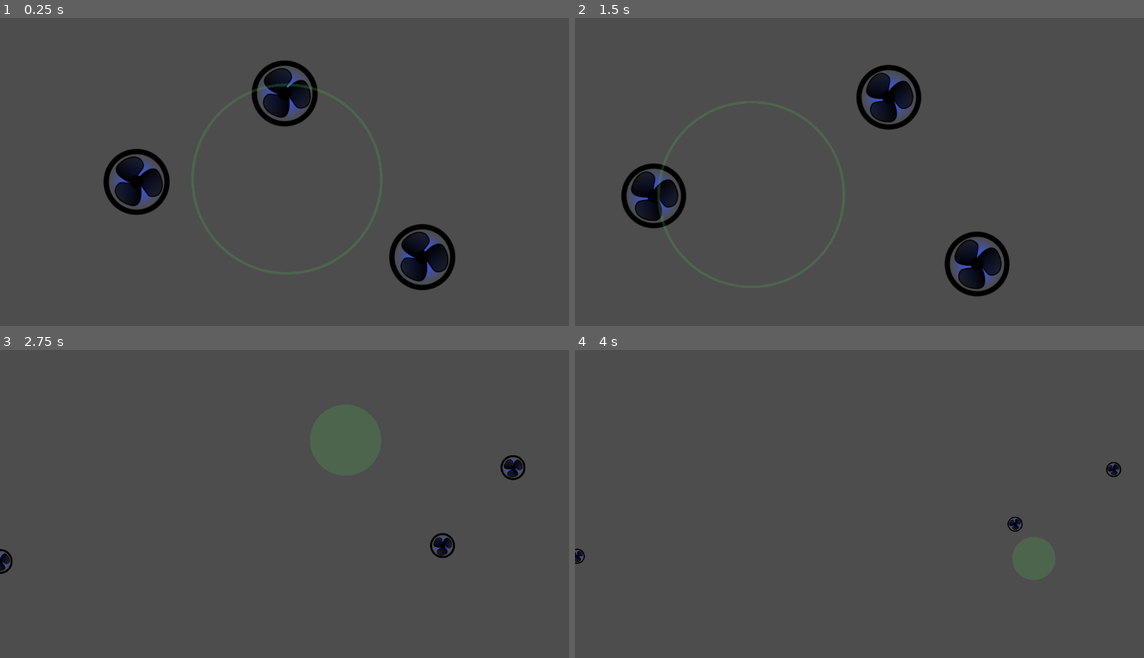
Above: before the commit, frames 1-4 (two rows, left to right).
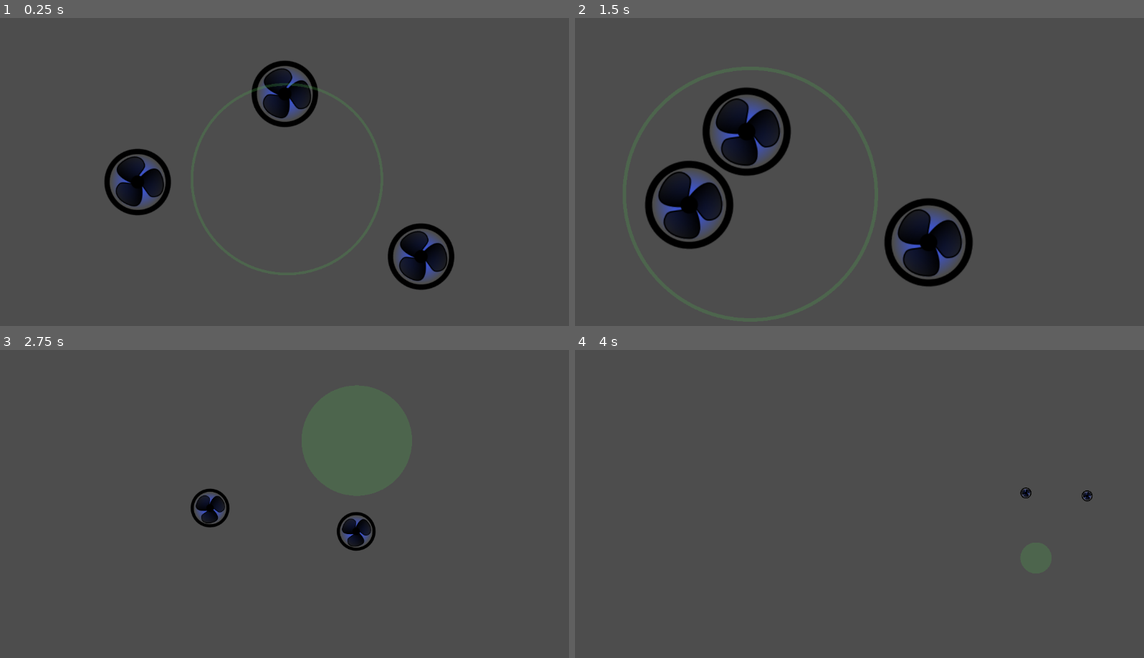
Above: after the commit, the same moments.

Repository: mgiuca/patient-zero
Game: Godot game, scene res://scenes/level.tscn
Two runs of this game, one before a commit and one after it. Both use one fixed random seed, a clock stepped at 60 frames per second and the inputs below.
Inputs (mouse positions are in pixels of both pictures, inside the frame that each line leads up to):
- Up to frame 1 (0.25 s): no input
- Up to frame 2 (1.5 s): move the mouse to (984, 162) at 0.52 s; press the mouse at (984, 162) at 0.53 s; move the mouse to (745, 193) at 1.27 s; release the mouse at (745, 193) at 1.28 s; click (745, 193) at 1.35 s
- Up to frame 3 (2.75 s): move the mouse to (341, 439) at 2.02 s; press the mouse at (341, 439) at 2.03 s
- Up to frame 4 (4 s): move the mouse to (831, 574) at 2.77 s; release the mouse at (831, 574) at 2.78 s; click (831, 574) at 2.85 s; move the mouse to (1035, 559) at 3.52 s; press the mouse at (1035, 559) at 3.53 s

The runs differ from the first frame. In frame 1, 0.9% of the frame differs, in the area x 18-81%, y 15-89%; in frame 2, 12%, in the area x 8-77%, y 15-91%; in frame 3, 1.8%; in frame 4, 0.4%.

Commit message:
Add bot tensors: bots now attract and repel each other within a limited distance.

Diff:
--- a/project.godot
+++ b/project.godot
@@ -37,6 +37,8 @@
 2d_physics/layer_2="walls"
 2d_physics/layer_3="bots"
 2d_physics/layer_4="enemies"
+2d_physics/layer_5="tensors"
+2d_physics/defaults/default_clear_color=Color(0.3, 0.3, 0.3, 1)
 
 [physics]
 
--- a/scenes/bot.gd
+++ b/scenes/bot.gd
@@ -2,11 +2,62 @@
 
 class_name Bot
 
-# Called when the node enters the scene tree for the first time.
+## The distance at which two bots will neither attract nor repel one another.
+@export var resting_distance : float = 200
+
+## Multiplier for the attraction force bots exert on one another.
+@export var attraction_multiplier : float = 20
+
+## Multiplier for the repulsion force bots exert on one another.
+@export var repulsion_multiplier : float = 80
+
 func _ready():
-  pass # Replace with function body.
+  pass
 
+func _physics_process(delta: float):
+  # Attract/repel every nearby bot.
+  # The TensorCollider is an Area2D with a huge radius collider (as opposed to
+  # the Bot's own collider, which is just the size of the bot). This is used to
+  # interact with every nearby bot, to apply forces to it.
+  # Note: I tried using a DampedSpringJoint2D but it just acted really weird,
+  # and besides, we'd need to create one of them for every pair of bots.
 
-# Called every frame. 'delta' is the elapsed time since the previous frame.
-func _process(delta):
+  # Only apply the force on the other body (not to self); the inverse force
+  # will be done by the other body on us.
+
+  var collider : Area2D = $TensorCollider
+  for other : Bot in collider.get_overlapping_bodies():
+    if other != self:
+      apply_tensor(other, delta)
+
+## Applies an attraction or repulsion force on the other bot, based on
+## proximity to this bot.
+##
+## Assumes the two bots are within the maximum tensor range (the radius of
+## TensorCollider's collision circle).
+##
+## When bots are at the resting distance, no force is applied.
+## When bots are further than the resting distance, an attraction force is
+## applied; further away = greater force (like a rubber band).
+## When bots are closer than the resting distance, a repulsion force is applied;
+## closer = greater force (like a squashed material resisting).
+func apply_tensor(other: Bot, delta: float):
+  var displacement : Vector2 = position - other.position
+  var distance : float = displacement.length()
+  var attraction : float  # Negative attraction = repulsion
+  if distance > resting_distance:
+    # Attraction
+    attraction = (distance - resting_distance) * attraction_multiplier
+  else:
+    # Repulsion
+    attraction = (distance - resting_distance) * repulsion_multiplier
+    # TODO: Currently, this is exactly the same (if we are in the repulsion
+    # range, attraction just goes negative). Might want to change this, making
+    # it a reciprocal so it goes towards infinity as they get closer).
+    #attraction = -resting_distance*resting_distance / (distance * distance) - 1
+  var force : Vector2 = displacement.normalized() * attraction * delta
+  print(attraction, "; ", force.length())
+  other.apply_central_force(force)
+
+func _process(_delta: float):
   pass
--- a/scenes/bot.tscn
+++ b/scenes/bot.tscn
@@ -1,10 +1,13 @@
-[gd_scene load_steps=4 format=3 uid="uid://dieb3dfblspao"]
+[gd_scene load_steps=5 format=3 uid="uid://dieb3dfblspao"]
 
 [ext_resource type="Texture2D" uid="uid://dowbgne2cpdiw" path="res://images/bot_1.png" id="1_3fe4t"]
 [ext_resource type="Script" path="res://scenes/bot.gd" id="1_aqmbd"]
 
 [sub_resource type="CircleShape2D" id="CircleShape2D_vxskf"]
 radius = 63.0317
+
+[sub_resource type="CircleShape2D" id="CircleShape2D_0b7jm"]
+radius = 1122.01
 
 [node name="Bot" type="RigidBody2D"]
 light_mask = 4
@@ -24,3 +27,12 @@
 [node name="CollisionShape2D" type="CollisionShape2D" parent="."]
 visible = false
 shape = SubResource("CircleShape2D_vxskf")
+
+[node name="TensorCollider" type="Area2D" parent="."]
+collision_layer = 16
+collision_mask = 4
+
+[node name="CollisionShape2D" type="CollisionShape2D" parent="TensorCollider"]
+visible = false
+shape = SubResource("CircleShape2D_0b7jm")
+debug_color = Color(0.591893, 0.687014, 0.0373291, 0.42)
